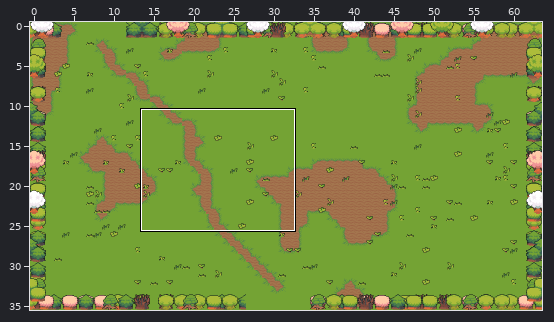
Tiled map: game/assets/resources/data/levels/chapter-2/room-4.tmx. The picture above shows the old version from afar; the outline marks the close-up.
Close-up. Old version:
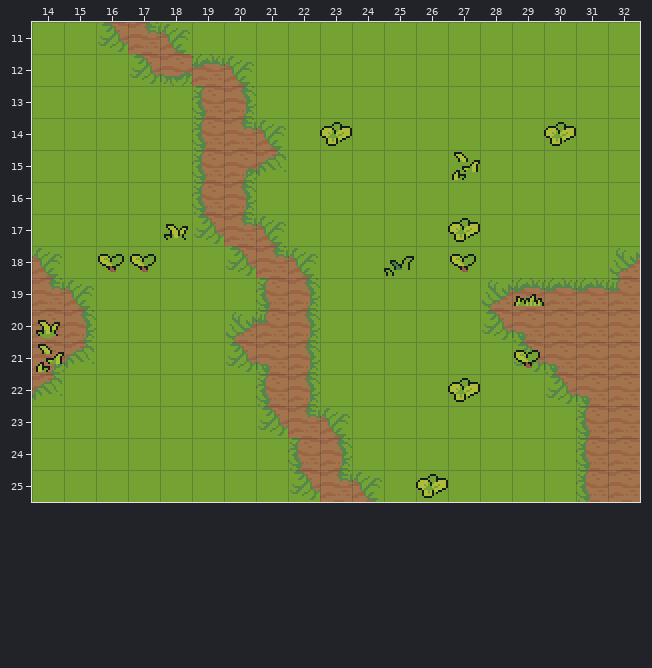
Cells are 16x16 px. Shown: x 14..32, y 11..25. The commit also changed other parts of the map, which this record leaves out.
Once edited:
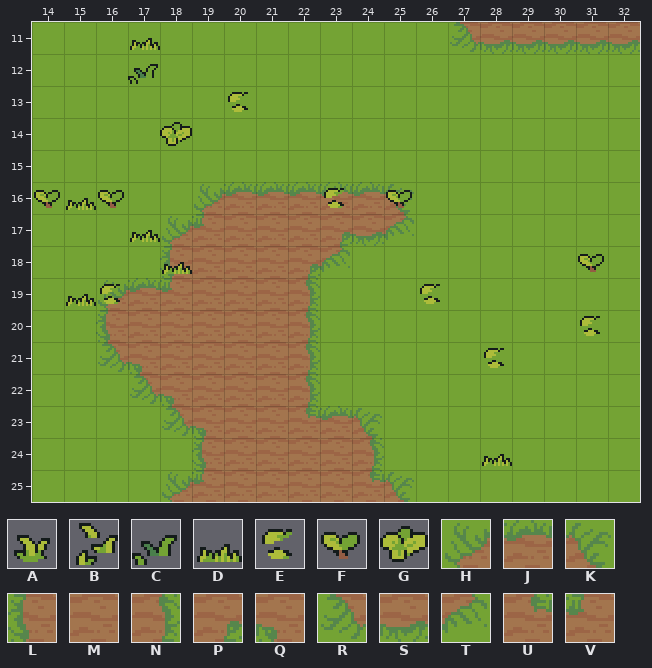
Key: from "floordetail": A 32, B 33, C 34, D 35, E 36, F 38, G 39; from "tilefloor": H 165, J 166, K 167, L 187, M 188, N 189, P 192, Q 193, R 209, S 210, T 211, U 214, V 215.
_ is an empty cell.
Tiles replaced or removed in this view: A, B, C, D, F, G, H, J, K, L, M, N, P, Q, R, S, T, U, V.
The edit:
Changed rows in their new state; . is an unchanged cell.
Layer "ground":
first column x 14:
16 .....HJJJJJK.......
17 ....HVMMMPST.......
18 _...LMMMPT........_
19 __HJVMMM......_____
20 __LMMMMM......_____
21 __RQMMMM.......____
22 _..RQMMM........___
23 ....RQMM.JK......__
24 .....LMMMMN......__
25 ....HVMMMMUK.....__
Layer "path":
first column x 16:
11 ___........RSSSSS
12 .____............
13 ...__............
14 ...___...........
15 ...___...........
16 ...__............
17 ...___...........
18 ....___..........
19 ....._...........
20 ....__...........
21 ....__...........
22 ....._...........
23 ....._._.........
24 ......__.........
25 ......___........
Layer "decor":
first column x 14:
11 ...D..............
12 ...C..............
13 ......E...........
14 ....G...._......_.
15 ............._....
16 FDF......E.F......
17 ...D_........_....
18 ..__D......_._...F
19 .DE.........E.._..
20 _................E
21 _.............E_..
22 ............._....
24 ..............D...
25 ............_.....
Pixel boxes of the changes (left, top, right, bottom) in both close-ups:
changed: (32, 22, 640, 502)
